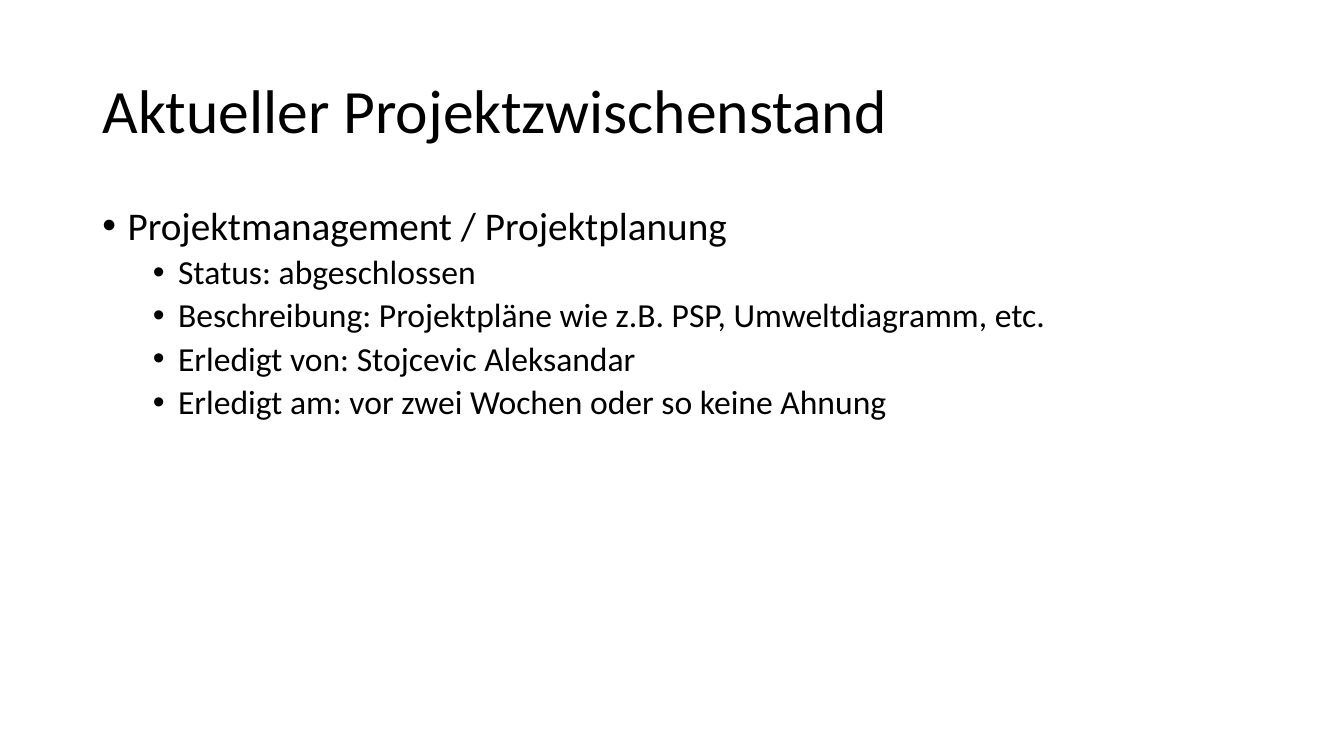
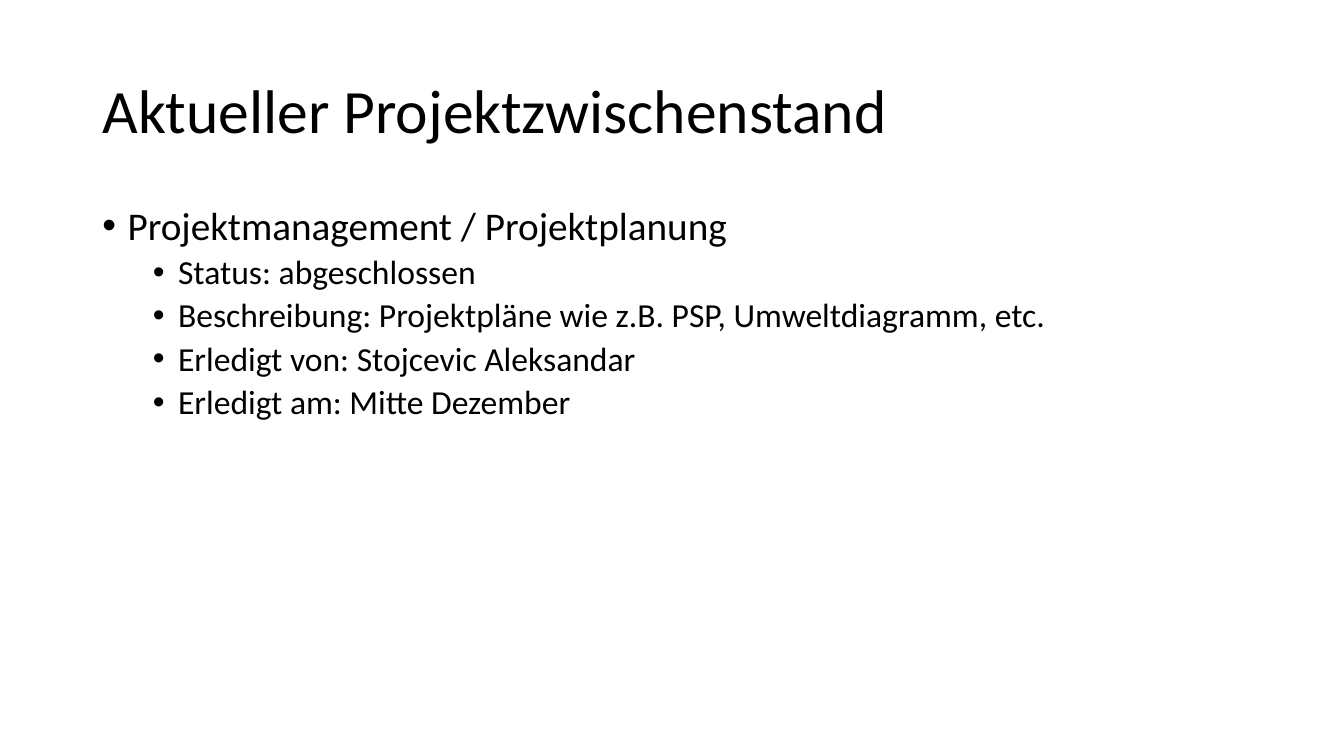
Before and after one commit to alekss-1/MatchReport, a slide deck: slide 3 of Organisatorisches/Projektzwischenstand 2.2.2024.pptx. Drawn at 1344x756 pixels with LibreOffice and Linux fonts; fonts in the diff are those of the drawing. Boxes give left, top, right and bottom in pixels: in the first picture for what was removed or moved away, otherwise in the second. Text is boxed around its words. In the diff, an @@ line names an element or a change of style, - is before the commit and + after.

```diff
--- a/Organisatorisches/Projektzwischenstand 2.2.2024.pptx
+++ b/Organisatorisches/Projektzwischenstand 2.2.2024.pptx
@@ text at [178,390,570,420]: text changed @@
-  • Erledigt am: vor zwei Wochen oder so keine Ahnung
+  • Erledigt am: Mitte Dezember
```
Also in this commit, not shown: 5 other files.
